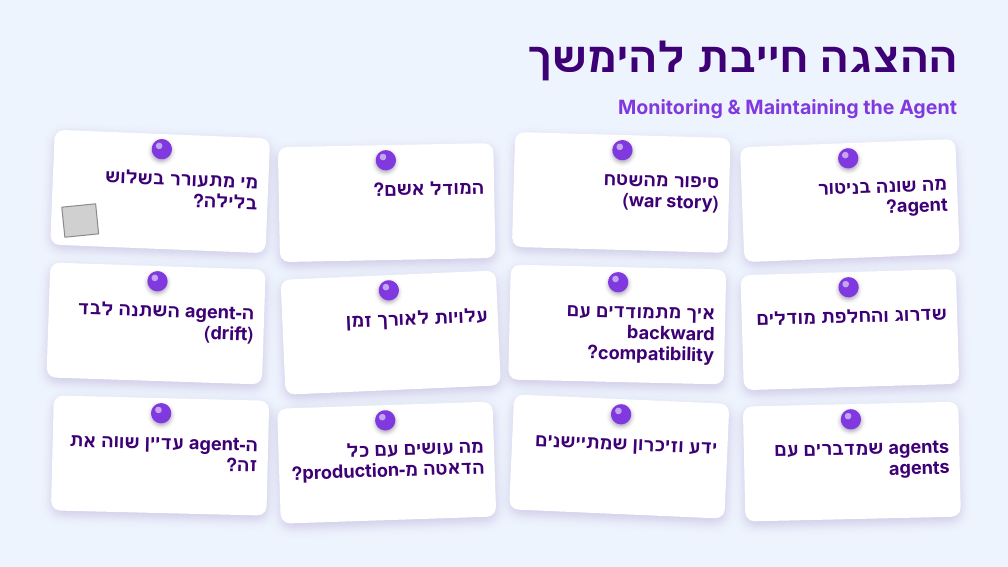
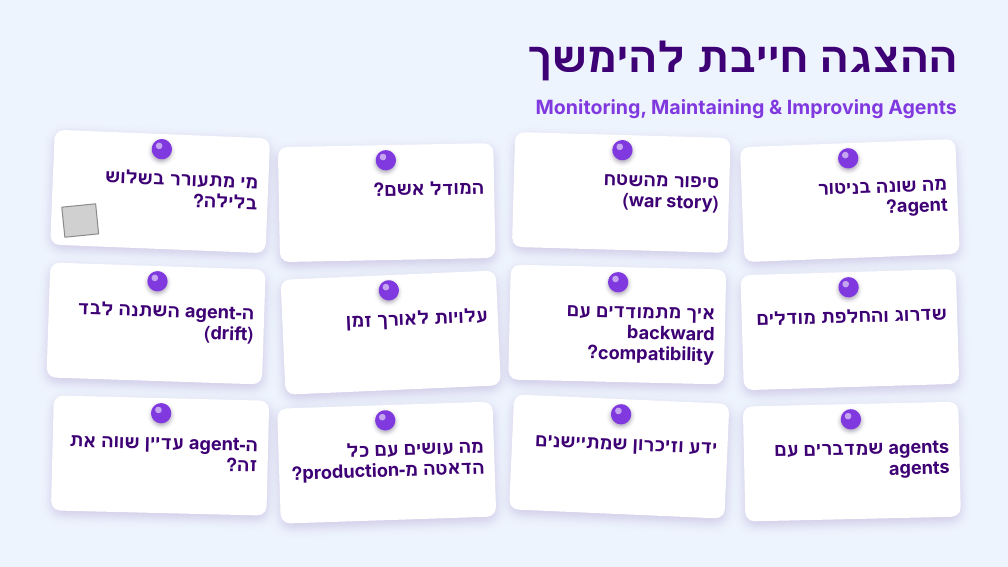
Before and after one commit to nadavhdev/ai-agents-panel, a slide deck: slide 5 of materials/AI-Agents-Panel-Gong.pptx. Drawn at 1008x567 pixels with LibreOffice and Linux fonts; fonts in the diff are those of the drawing; grey boxes stand for pictures. Boxes give left, top, right and bottom in pixels: in the first picture for what was removed or moved away, otherwise in the second. Text is boxed around its words. In the diff, an @@ line names an element or a change of style, - is before the commit and + after.

```diff
--- a/materials/AI-Agents-Panel-Gong.pptx
+++ b/materials/AI-Agents-Panel-Gong.pptx
@@ text at bbox=[536, 99, 957, 118]: text changed @@
-Monitoring & Maintaining the Agent
+Monitoring, Maintaining & Improving Agents
```
Also in this commit, not shown: 3 other slides changed, 2 other files.
